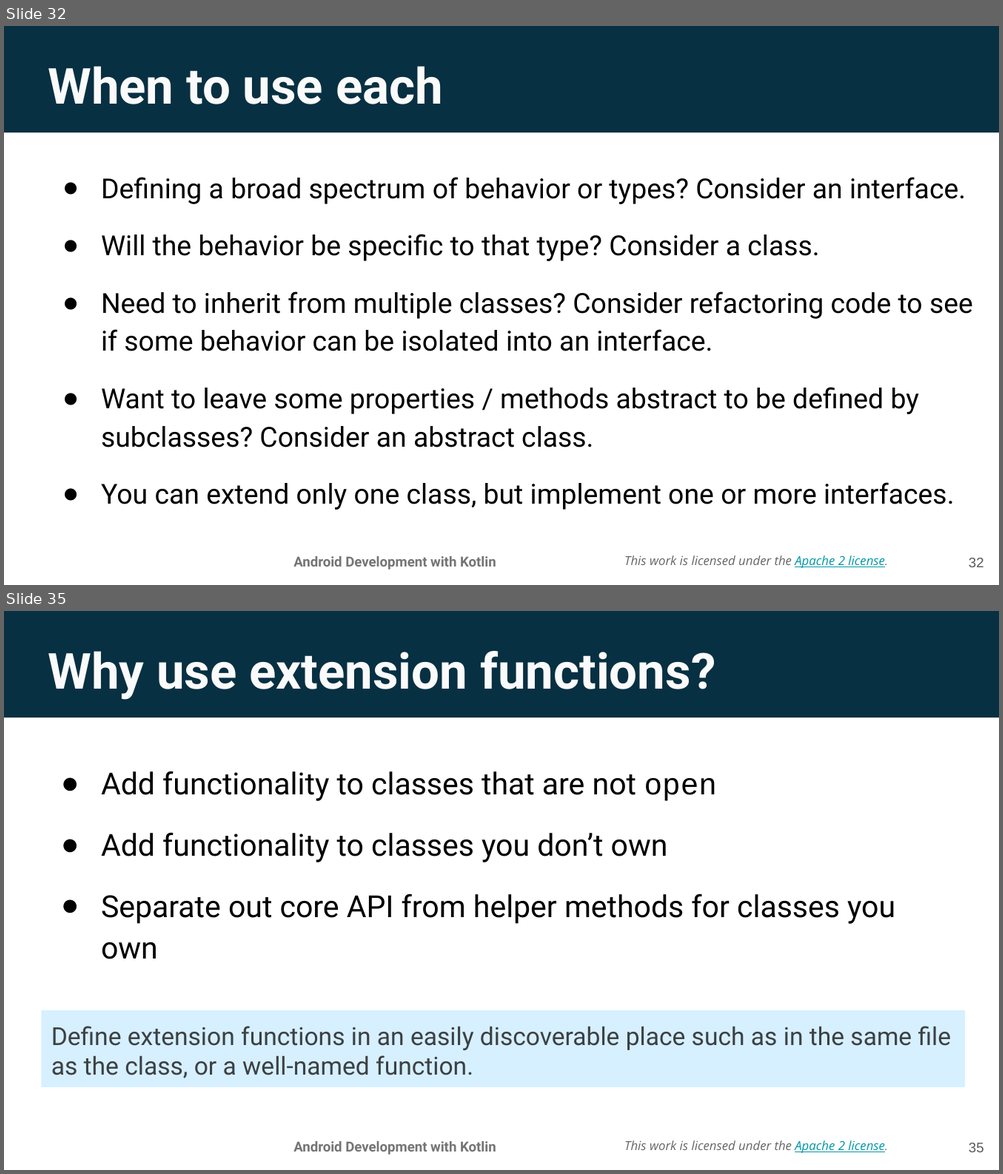
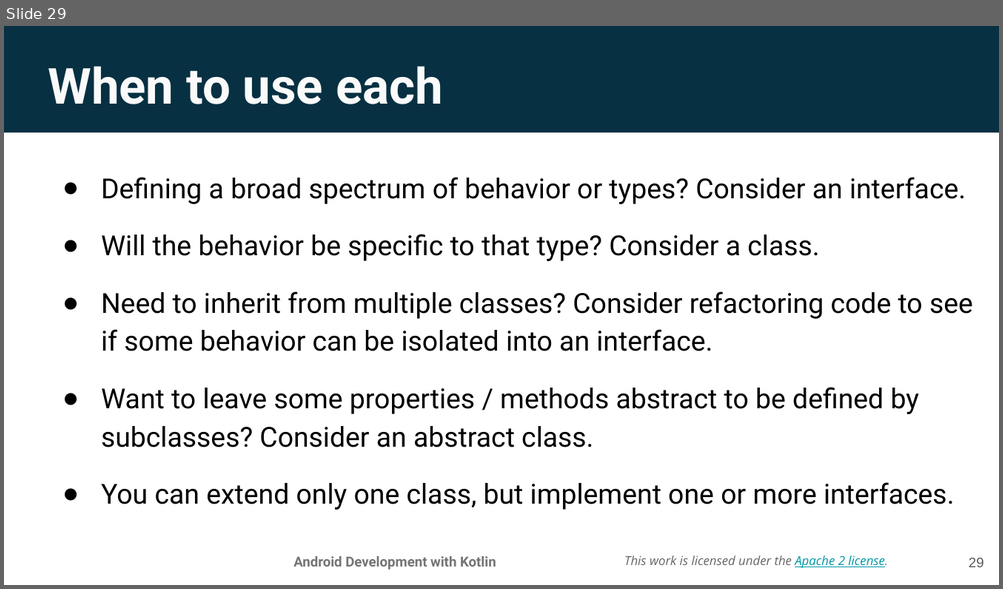
Before and after one commit to aadityaguptaa/Android-Bootcamp-PSNA, a slide deck: Day-0/Lesson 3_ Classes and objects.pptx. Shown one above the other, each under a label of ours: slides 32 and 35 before the commit, slide 29 after it; the slides between them are not shown. The pictures are 1003x1174 and 1003x589 pixels, drawn with LibreOffice and Linux fonts; fonts in the diff are those of the drawing; background and template pictures are left out. Boxes give left, top, right and bottom in pixels: in the first picture for what was removed or moved away, otherwise in the second. Text is boxed around its words. In the diff, an @@ line names an element or a change of style, - is before the commit and + after.

```diff
--- a/Day-0/Lesson 3_ Classes and objects.pptx
+++ b/Day-0/Lesson 3_ Classes and objects.pptx
@@ slide 35 removed at <box>4,611,999,1170</box>, background picture (left out); not listed: 3 template elements that a slide beside it also shows @@
@@ title removed at <box>48,651,715,700</box> @@
-Why use extension functions?
@@ text removed at <box>101,771,895,960</box> @@
-● Add functionality to classes that are not open
-● Add functionality to classes you don’t own
-● Separate out core API from helper methods for classes you own
@@ rectangle removed at <box>42,1011,965,1088</box> @@
-Define extension functions in an easily discoverable place such as in the same file as the class, or a well-named function.
@@ page number removed at <box>968,1143,984,1153</box> @@
-35
@@ what was slide 32 is now slide 29 @@
@@ page number at <box>968,558,984,568</box>: text changed @@
-32
+29
```
Also in this commit, not shown: 11 other slides removed, 1 other file.
